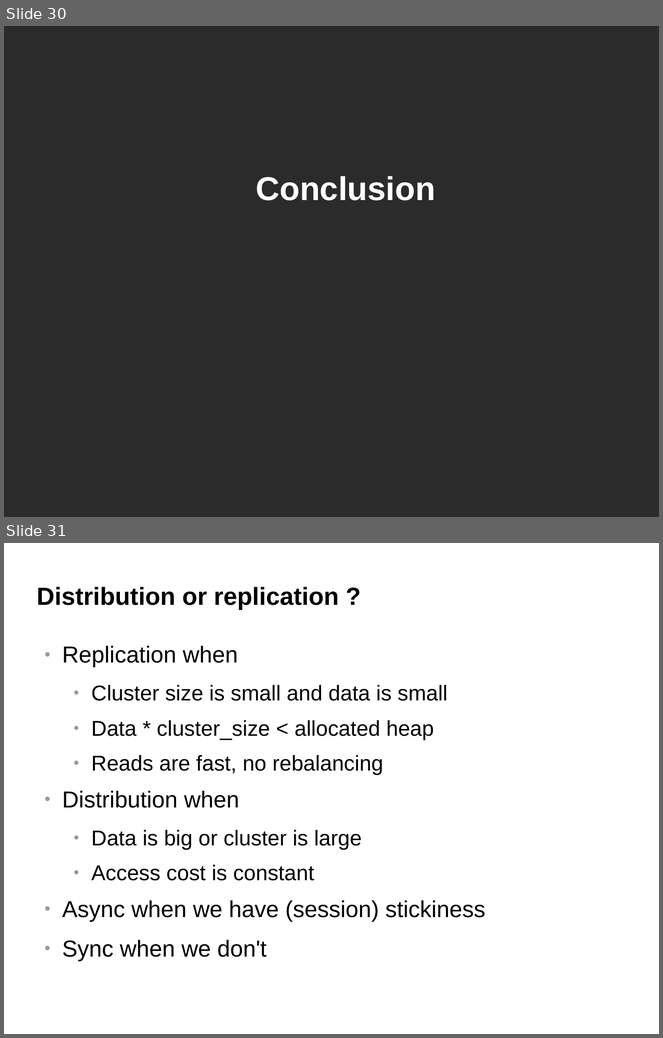
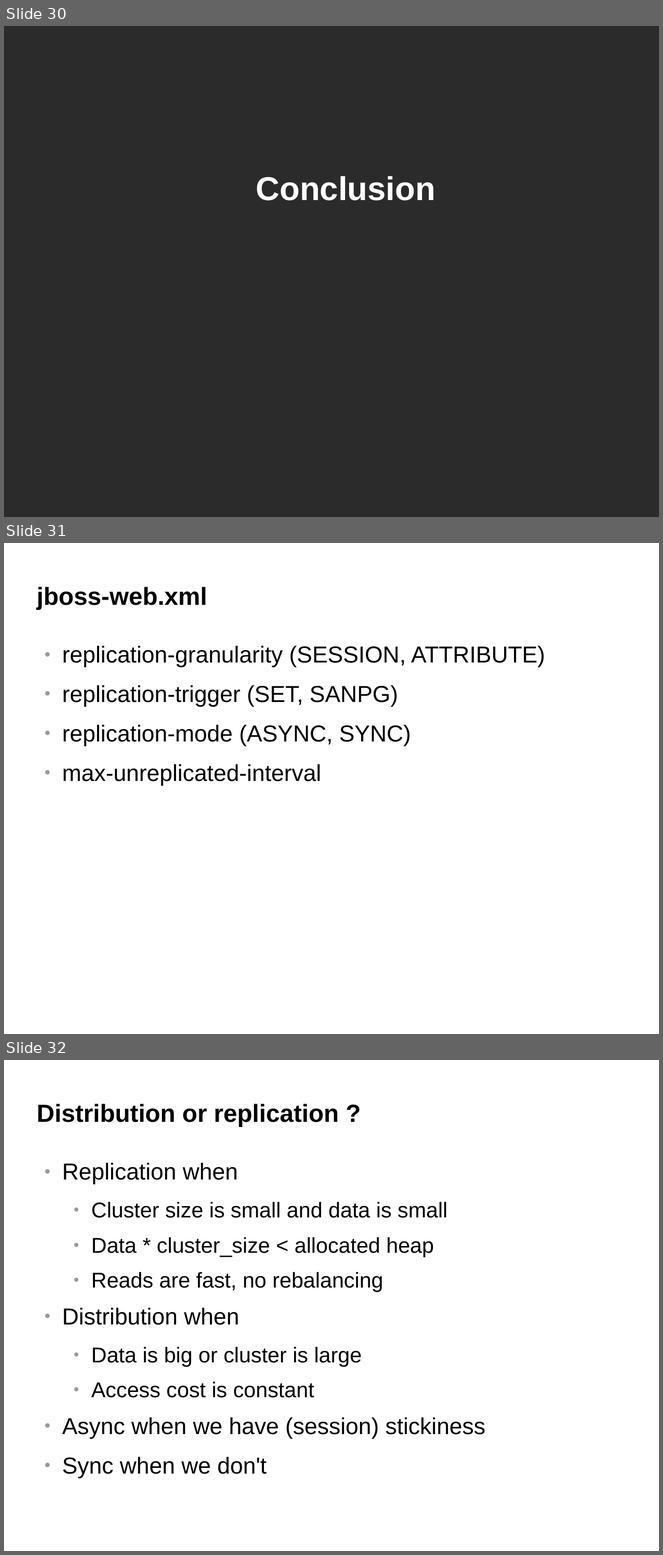
Before and after one commit to belaban/SessionPerf, a slide deck: docs/jbw2012.odp. Shown one above the other, each under a label of ours: slides 30 and 31 before the commit, slides 30, 31 and 32 after it. The pictures are 663x1038 and 663x1555 pixels, drawn with LibreOffice and Linux fonts; fonts in the diff are those of the drawing; background and template pictures are left out; a plain dark background stands for a picture behind light text. Boxes give left, top, right and bottom in pixels: in the first picture for what was removed or moved away, otherwise in the second. Text is boxed around its words. In the diff, an @@ line names an element or a change of style, - is before the commit and + after.

```diff
--- a/docs/jbw2012.odp
+++ b/docs/jbw2012.odp
@@ slide 31 added at box(4, 543, 659, 1034), background #FFFFFF @@
@@ title added at box(37, 587, 207, 610), 30 pt, text #000000, bold @@
+jboss-web.xml
@@ text added at box(62, 645, 545, 786), 28 pt, text #000000 @@
+● replication-granularity (SESSION, ATTRIBUTE)
+● replication-trigger (SET, SANPG)
+● replication-mode (ASYNC, SYNC)
+● max-unreplicated-interval
@@ what was slide 31 is now slide 32 @@
```
Also in this commit, not shown: 4 slides changed, 1 other slide added, 1 slide removed, 1 other file.
